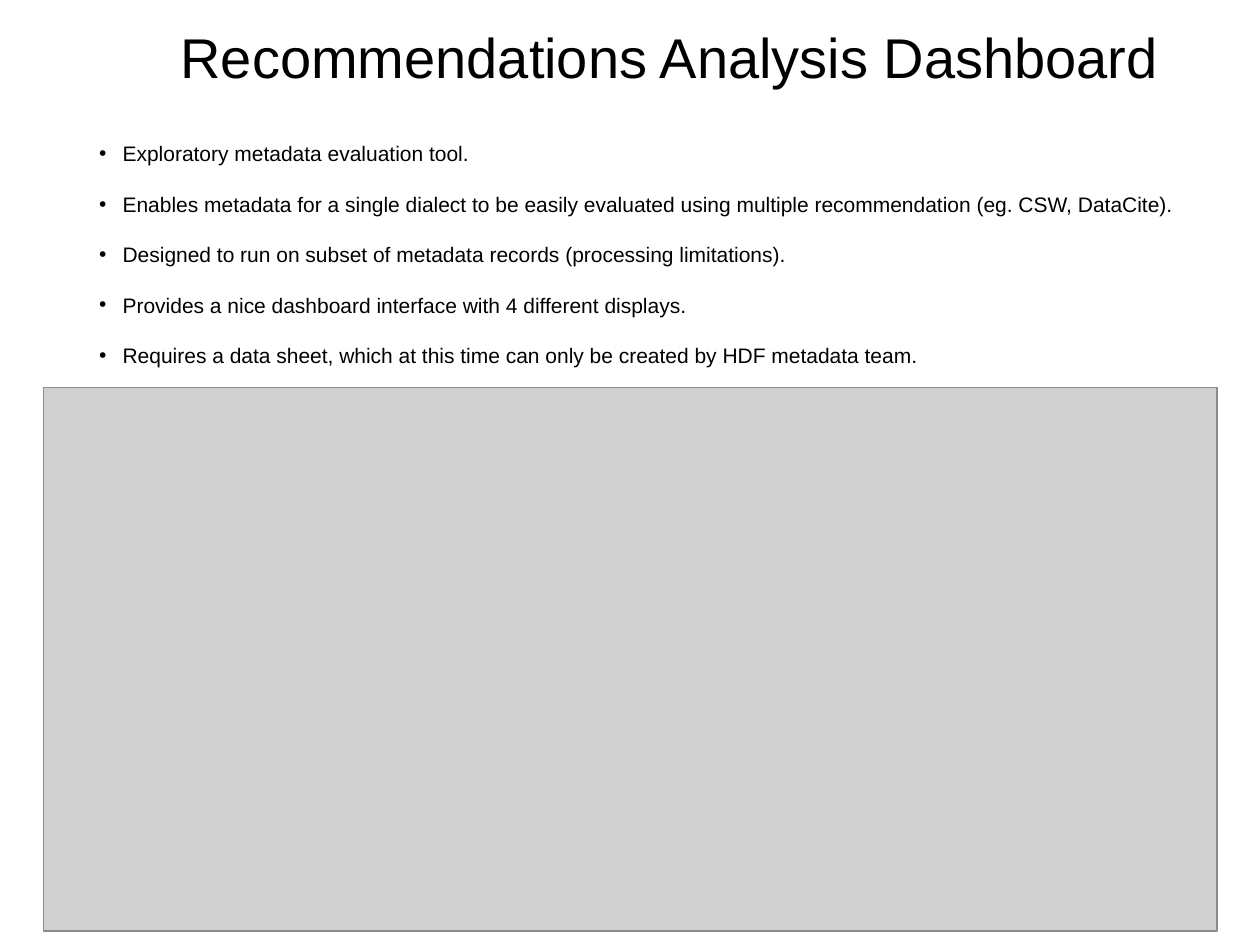
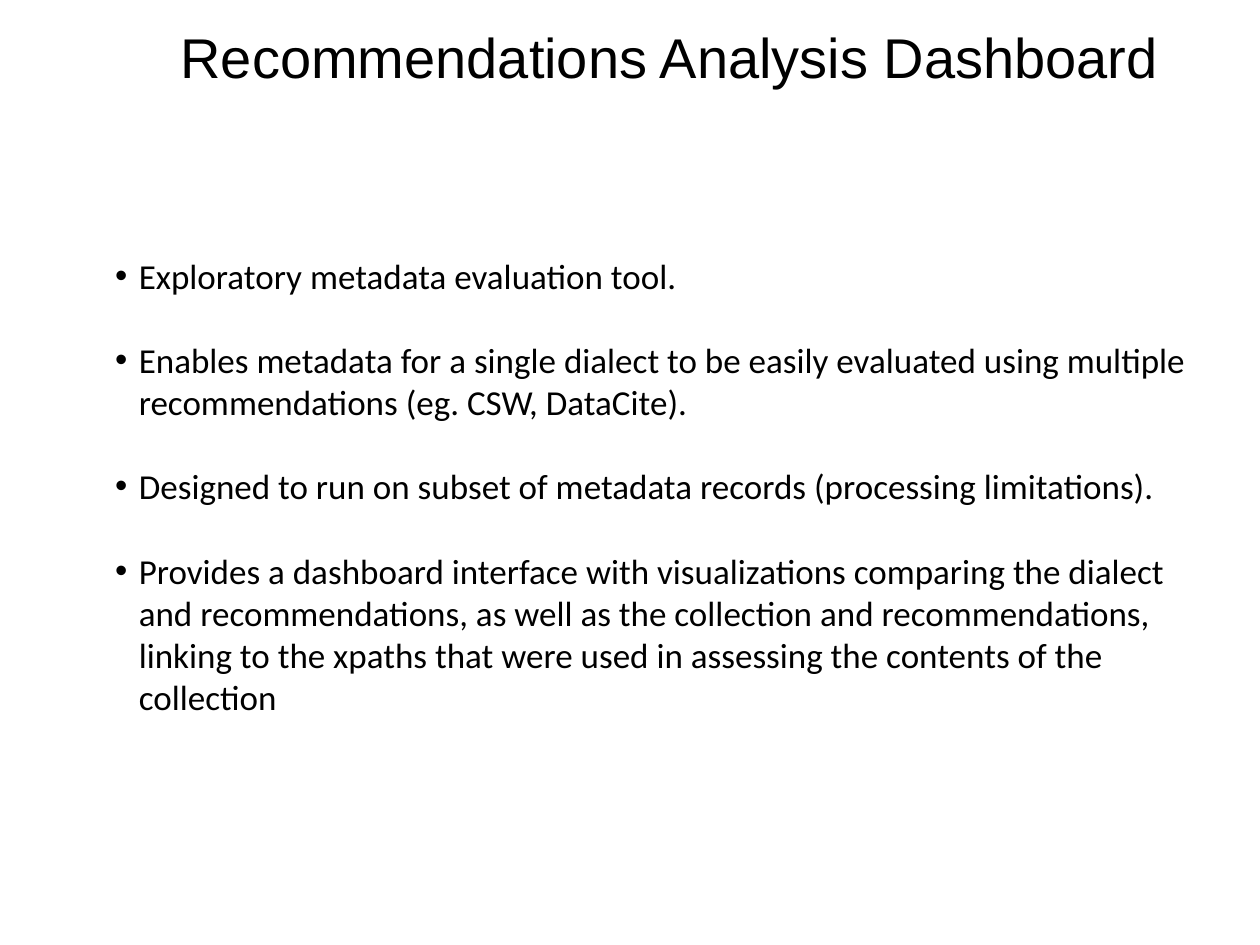
Before and after one commit to scgordon/ConceptMining, a slide deck: slide 4 of Presentations/IEDA_RAD_initial.pptx. Drawn at 1260x945 pixels with LibreOffice and Linux fonts; fonts in the diff are those of the drawing; grey boxes stand for pictures; background and template pictures are left out. Boxes give left, top, right and bottom in pixels: in the first picture for what was removed or moved away, otherwise in the second. Text is boxed around its words. In the diff, an @@ line names an element or a change of style, - is before the commit and + after.

Commit message:
directoryCleanupIEDAprep
Cleaned up RAD directory to make navigation easier. Testing IEDA
dashboards for bugs.

```diff
--- a/Presentations/IEDA_RAD_initial.pptx
+++ b/Presentations/IEDA_RAD_initial.pptx
@@ text "Exploratory metadata evaluation tool.": place and size @@
-text "Exploratory metadata evaluation tool." at box(123, 145, 1172, 368)
+text "Exploratory metadata evaluation tool." at box(139, 264, 1185, 711)
@@ text at box(139, 264, 1153, 505): size 12 to 20 pt, font Arial to Calibri in "Exploratory metadata evaluation tool.", "Designed to run on subset of metadata ..." @@
@@ text at box(139, 348, 1185, 421): text changed; size 12 to 20 pt; font Arial to Calibri @@
-• Enables metadata for a single dialect to be easily evaluated using multiple recommendation (eg. CSW, DataCite).
+• Enables metadata for a single dialect to be easily evaluated using multiple recommendations (eg. CSW, DataCite).
@@ picture removed at box(44, 388, 1217, 931) @@
@@ text added at box(584, 512, 740, 559), 24 pt, text #FFFFFF @@
+Metadata
@@ text at box(139, 559, 1163, 711): text changed; size 12 to 20 pt; font Arial to Calibri @@
-• Provides a nice dashboard interface with 4 different displays.
-• Requires a data sheet, which at this time can only be created by HDF metadata team.
+• Provides a dashboard interface with visualizations comparing the dialect and recommendations, as well as the collection and recommendations, linking to the xpaths that were used in assessing the contents of the collection
@@ text added at box(270, 643, 529, 674), 24 pt, text #FFFFFF @@
+Documentation
```
Also in this commit, not shown: 4 other slides changed, 12 other files.
